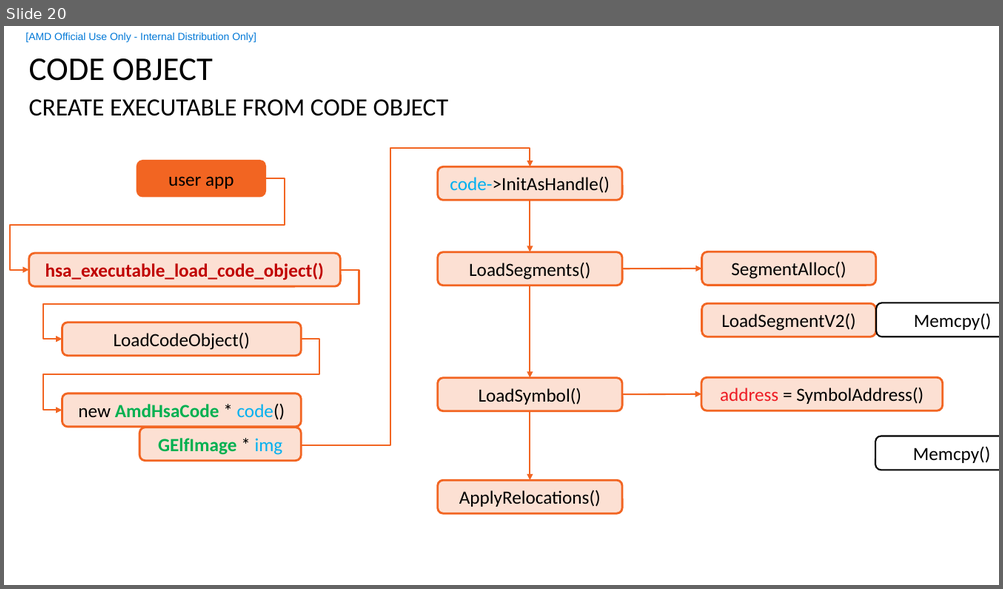
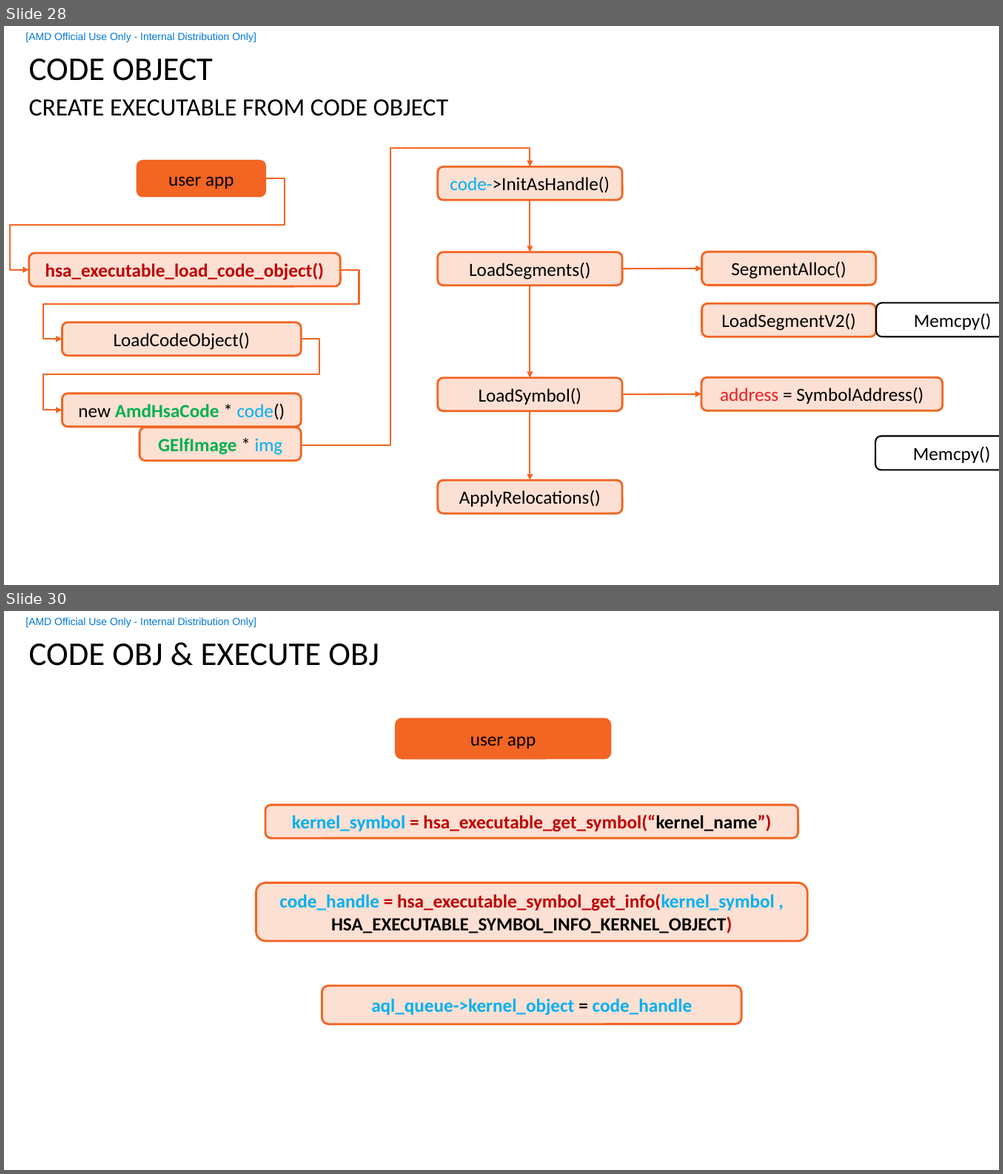
Before and after one commit to feifei14119/KmtHsaStudy, a slide deck: doc/HSA-KMT.pptx. Shown one above the other, each under a label of ours: slide 20 before the commit, slides 28 and 30 after it; the slides between them are not shown. The pictures are 1003x589 and 1003x1174 pixels, drawn with LibreOffice and Linux fonts; fonts in the diff are those of the drawing; background and template pictures are left out. Boxes give left, top, right and bottom in pixels: in the first picture for what was removed or moved away, otherwise in the second. Text is boxed around its words. In the diff, an @@ line names an element or a change of style, - is before the commit and + after.

```diff
--- a/doc/HSA-KMT.pptx
+++ b/doc/HSA-KMT.pptx
@@ slide 30 added at box(4, 611, 999, 1170), background #FFFFFF; not listed: 2 template elements that a slide beside it also shows @@
@@ title added at box(29, 644, 378, 666), 32 pt, text #000000 @@
+CODE OBJ & EXECUTE OBJ
@@ rounded rectangle added at box(395, 718, 612, 760), fill #F26522, 18 pt, text #000000 @@
+user app
@@ rounded rectangle added at box(265, 805, 798, 839), fill #FCE0D3, outline #F26522 2 pt, 18 pt, text #C00000, bold @@
+kernel_symbol = hsa_executable_get_symbol(“kernel_name”)
@@ rounded rectangle added at box(256, 883, 808, 942), fill #FCE0D3, outline #F26522 2 pt, 18 pt, text #000000, bold @@
+code_handle = hsa_executable_symbol_get_info(kernel_symbol , HSA_EXECUTABLE_SYMBOL_INFO_KERNEL_OBJECT)
@@ rounded rectangle added at box(322, 986, 741, 1025), fill #FCE0D3, outline #F26522 2 pt, 18 pt, text #00B0F0, bold @@
+aql_queue->kernel_object = code_handle
@@ what was slide 20 is now slide 28 @@
```
Also in this commit, not shown: 17 slides changed, 9 other slides added, 2 slides removed, 38 other files.
